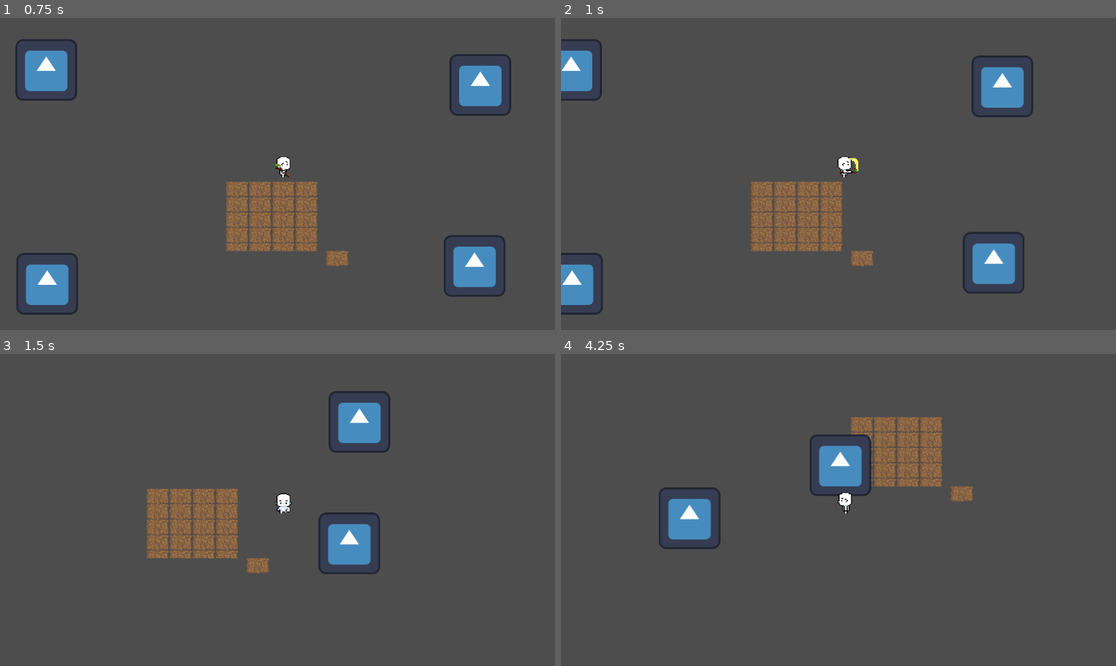
Above: before the commit, frames 1-4 (two rows, left to right).
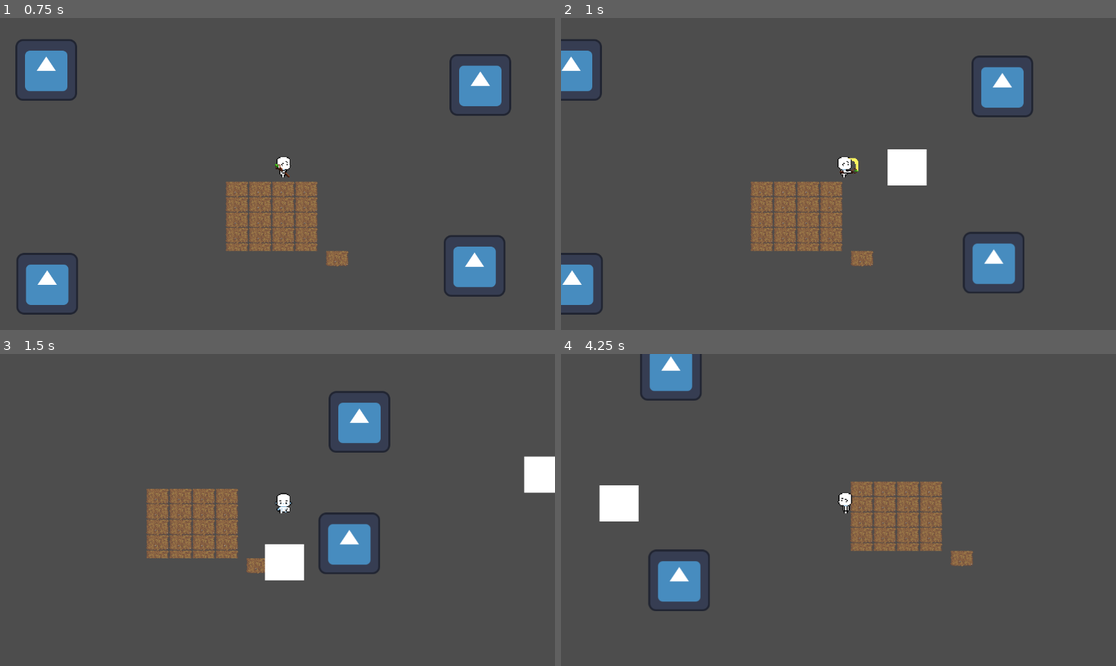
Above: after the commit, the same moments.

Repository: AlexGarciaPrada/Zelda-like-Game
Game: Godot game, scene res://PruebasAlex.tscn
Same seed, same stepped clock (60 frames per second), same inputs: the game is played once before the commit and once after it. The engine's default icon, where the game draws it, is replaced by a stand-in: a white triangle on a blue panel in a dark square.
Inputs:
- Up to frame 1 (0.75 s): tap Enter at 0.5 s; hold Right (ui_right) from 0.53 s (still down); tap M (Attack) at 0.6 s
- Up to frame 2 (1 s): keep holding Right (ui_right); tap F (FireBall, bound only after the commit) at 0.8 s
- Up to frame 3 (1.5 s): release Right (ui_right) at 1.28 s; hold Down (ui_down) from 1.28 s (still down); tap F (FireBall, bound only after the commit) at 1.35 s
- Up to frame 4 (4.25 s): tap Ctrl at 1.55 s; release Down (ui_down) at 2.03 s; hold Right (ui_right) 2.03-2.78 s; hold Ctrl 2.03-2.78 s; tap M (Attack) at 2.3, 2.85 s; hold Up (ui_up) 2.78-3.53 s; tap F (FireBall, bound only after the commit) at 3.05, 3.6 s; hold Left (ui_left) from 3.53 s (still down); hold Ctrl from 3.53 s (still down)

Frame 1 is identical in both runs. In frame 2, 0.8% of the frame differs, in the area x 58-66%, y 42-54%; in frame 3, 1.5%; in frame 4, 12%, in the area x 6-75%, y 0-83%.

Commit message:
Fireball

Diff:
--- a/Enemies/enemy_proof.tscn
+++ b/Enemies/enemy_proof.tscn
@@ -13,10 +13,14 @@
 texture = ExtResource("2_mhboe")
 
 [node name="CollisionShape2D" type="CollisionShape2D" parent="."]
+light_mask = 2
+visibility_layer = 2
 position = Vector2(1, 1.5)
 shape = SubResource("RectangleShape2D_yf1ei")
 
 [node name="Area2D" type="Area2D" parent="."]
+collision_layer = 2
+collision_mask = 2
 
 [node name="CollisionShape2D" type="CollisionShape2D" parent="Area2D"]
 position = Vector2(1, 1.5)
--- /dev/null
+++ b/FireBall.gd
@@ -0,0 +1,11 @@
+extends CharacterBody2D
+
+const SPEED = 1000
+
+
+func _physics_process(delta):
+	position += velocity * delta
+
+
+func _on_visible_on_screen_notifier_2d_screen_exited():
+	queue_free()
--- /dev/null
+++ b/FireBall.tscn
@@ -0,0 +1,31 @@
+[gd_scene load_steps=4 format=3 uid="uid://kak6q882t3op"]
+
+[ext_resource type="Script" path="res://FireBall.gd" id="1_eo5ir"]
+
+[sub_resource type="CircleShape2D" id="CircleShape2D_jrl6q"]
+radius = 55.2268
+
+[sub_resource type="CanvasTexture" id="CanvasTexture_5w578"]
+
+[node name="FireBall" type="CharacterBody2D" groups=["Weapon"]]
+script = ExtResource("1_eo5ir")
+
+[node name="Area2D" type="Area2D" parent="." groups=["Weapon"]]
+collision_layer = 2
+collision_mask = 2
+
+[node name="CollisionShape2D" type="CollisionShape2D" parent="Area2D" groups=["Weapon"]]
+light_mask = 2
+visibility_layer = 2
+shape = SubResource("CircleShape2D_jrl6q")
+
+[node name="Sprite2D" type="Sprite2D" parent="." groups=["Weapon"]]
+position = Vector2(0.499999, 0.500002)
+scale = Vector2(81, 75)
+texture = SubResource("CanvasTexture_5w578")
+
+[node name="VisibleOnScreenNotifier2D" type="VisibleOnScreenNotifier2D" parent="."]
+position = Vector2(-2, 2.00001)
+scale = Vector2(6.45, 6.5)
+
+[connection signal="screen_exited" from="VisibleOnScreenNotifier2D" to="." method="_on_visible_on_screen_notifier_2d_screen_exited"]
--- a/ShortAttack.gd
+++ b/ShortAttack.gd
@@ -1,21 +1,21 @@
 extends CharacterBody2D
-
-const SPEED = 300.0
+var SPEED= 300
 @onready var animation = $AnimatedSprite2D
 @onready var shape = $CollisionShape2D
-@onready var weapon1 = $Weapon
-@onready var weapon2 = $Weapon2
-@onready var weapon3 = $Weapon3
-@onready var weapon4 = $Weapon4
+@onready var weapond = $Weapon
+@onready var weaponr = $Weapon2
+@onready var weaponl = $Weapon3
+@onready var weaponu = $Weapon4
+@onready var fireball_scene = preload("res://FireBall.tscn")
+
 var clue = "down"
 var is_attacking = false
-
-
 
 func _physics_process(delta):
 	if !is_attacking:
 		_movement()
 	_short_attack()
+	_fireball()
 	move_and_slide()
 
 func _movement():
@@ -38,8 +38,8 @@
 
 		velocity.x = directionx * SPEED
 		velocity.y = directiony * SPEED
-		if directionx !=0 && directiony!=0:
-			velocity=velocity/1.41
+		if directionx != 0 and directiony != 0:
+			velocity /= 1.41
 	else:
 		velocity.x = move_toward(velocity.x, 0, SPEED)
 		velocity.y = move_toward(velocity.y, 0, SPEED)
@@ -47,7 +47,7 @@
 
 func _run():
 	if Input.is_key_pressed(KEY_CTRL):
-		velocity = velocity * 3
+		velocity *= 3
 
 func _short_attack():
 	if Input.is_action_just_pressed("Attack") and is_not_previously_attacking() and !is_attacking:
@@ -55,24 +55,43 @@
 		animation.play("attack " + clue)
 		match clue:
 			"right":
-				weapon2.visible = true
+				weaponr.visible = true
 			"left":
-				weapon3.visible = true
+				weaponl.visible = true
 			"up":
-				weapon4.visible = true
+				weaponu.visible = true
 			"down":
-				weapon1.visible = true
+				weapond.visible = true
 
 func _hide_weapons():
-	weapon1.visible = false
-	weapon2.visible = false
-	weapon3.visible = false
-	weapon4.visible = false
+	weaponr.visible = false
+	weaponl.visible = false
+	weaponu.visible = false
+	weapond.visible = false
 
-func is_not_previously_attacking():
-	return !weapon1.visible and !weapon2.visible and !weapon3.visible and !weapon4.visible
+func is_not_previously_attacking() -> bool:
+	return !weaponr.visible and !weaponl.visible and !weaponu.visible and !weapond.visible
 
 func _on_animated_sprite_2d_animation_finished():
 	if is_attacking:
 		is_attacking = false
 		_hide_weapons()
+
+func _fireball():
+	if Input.is_action_just_pressed("FireBall"):
+		var fireball_instance = fireball_scene.instantiate()
+		get_parent().add_child(fireball_instance)
+		fireball_instance.global_position = global_position # Set initial position to character's position
+		match clue:
+			"right":
+				fireball_instance.position = weaponr.global_position
+				fireball_instance.velocity = Vector2(fireball_instance.SPEED, 0)
+			"left":
+				fireball_instance.position = weaponl.global_position
+				fireball_instance.velocity = Vector2(-fireball_instance.SPEED, 0)
+			"up":
+				fireball_instance.position = weaponu.global_position
+				fireball_instance.velocity = Vector2(0, -fireball_instance.SPEED)
+			"down":
+				fireball_instance.position = weapond.global_position
+				fireball_instance.velocity = Vector2(0,fireball_instance.SPEED)
--- a/ShortAttack.tscn
+++ b/ShortAttack.tscn
@@ -6,6 +6,8 @@
 [node name="ShortAttack" type="Node2D" groups=["Weapon"]]
 
 [node name="Area2D" type="Area2D" parent="." groups=["Weapon"]]
+collision_layer = 2
+collision_mask = 2
 
 [node name="CollisionShape2D" type="CollisionShape2D" parent="Area2D" groups=["Weapon"]]
 position = Vector2(0, -4)
--- a/project.godot
+++ b/project.godot
@@ -22,3 +22,8 @@
 "events": [Object(InputEventKey,"resource_local_to_scene":false,"resource_name":"","device":-1,"window_id":0,"alt_pressed":false,"shift_pressed":false,"ctrl_pressed":false,"meta_pressed":false,"pressed":false,"keycode":0,"physical_keycode":77,"key_label":0,"unicode":109,"echo":false,"script":null)
 ]
 }
+FireBall={
+"deadzone": 0.5,
+"events": [Object(InputEventKey,"resource_local_to_scene":false,"resource_name":"","device":-1,"window_id":0,"alt_pressed":false,"shift_pressed":false,"ctrl_pressed":false,"meta_pressed":false,"pressed":false,"keycode":0,"physical_keycode":70,"key_label":0,"unicode":102,"echo":false,"script":null)
+]
+}
